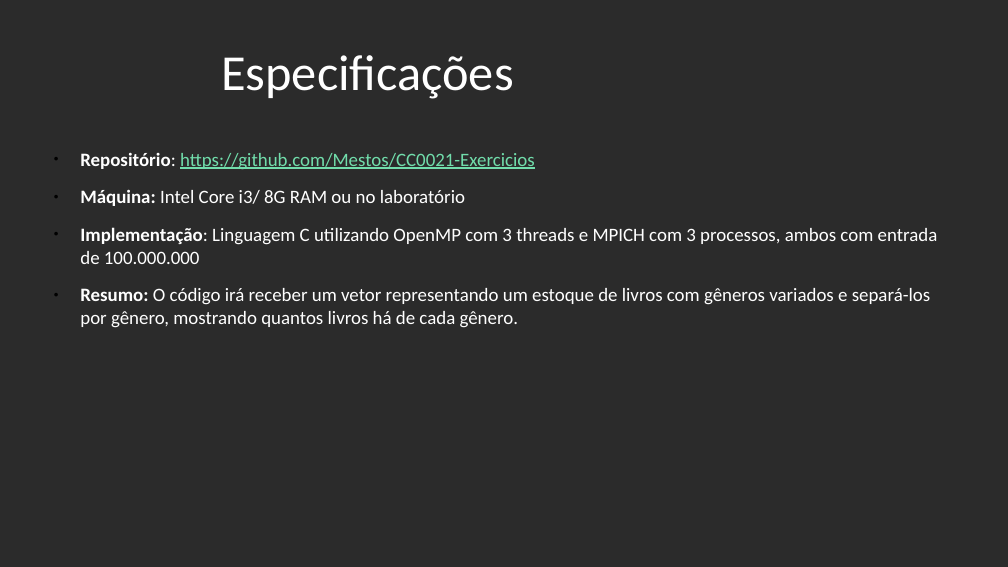
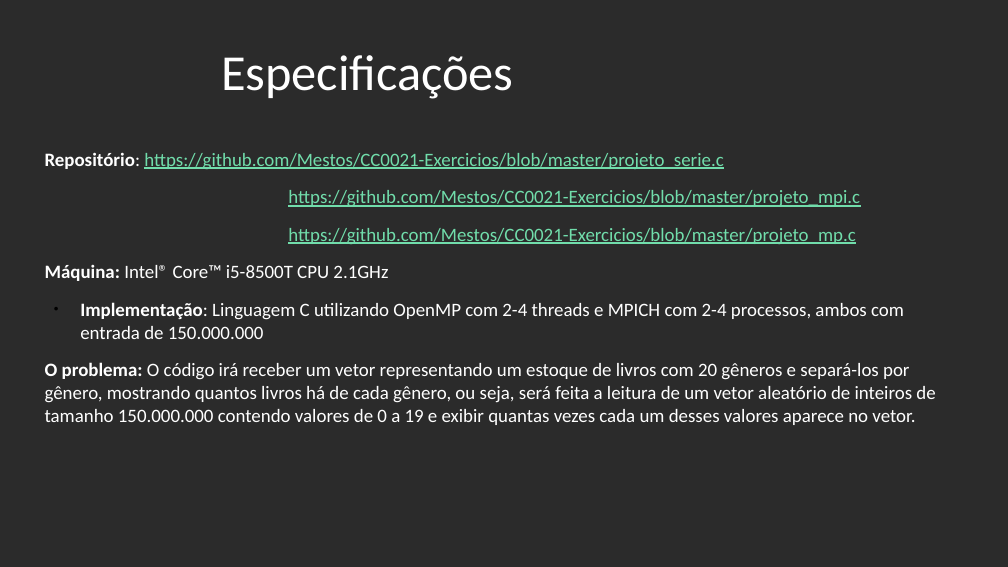
Before and after one commit to Mestos/CC0021-Exercicios, a slide deck: slide 2 of Projeto.pptx. Drawn at 1008x567 pixels with LibreOffice and Linux fonts; fonts in the diff are those of the drawing; background and template pictures are left out; a plain dark background stands for a picture behind light text. Boxes give left, top, right and bottom in pixels: in the first picture for what was removed or moved away, otherwise in the second. Text is boxed around its words. In the diff, an @@ line names an element or a change of style, - is before the commit and + after.

Commit message:
Slide do Projeto

```diff
--- a/Projeto.pptx
+++ b/Projeto.pptx
@@ text at <box>45,152,935,425</box>: text changed @@
-● Repositório: https://github.com/Mestos/CC0021-Exercicios
-● Máquina: Intel Core i3/ 8G RAM ou no laboratório
-● Implementação: Linguagem C utilizando OpenMP com 3 threads e MPICH com 3 processos, ambos com entrada de 100.000.000
-● Resumo: O código irá receber um vetor representando um estoque de livros com gêneros variados e separá-los por gênero, mostrando quantos livros há de cada gênero.
+Repositório: https://github.com/Mestos/CC0021-Exercicios/blob/master/projeto_serie.c
+https://github.com/Mestos/CC0021-Exercicios/blob/master/projeto_mpi.c
+https://github.com/Mestos/CC0021-Exercicios/blob/master/projeto_mp.c
+Máquina: Intel® Core™ i5-8500T CPU 2.1GHz
+● Implementação: Linguagem C utilizando OpenMP com 2-4 threads e MPICH com 2-4 processos, ambos com entrada de 150.000.000
+O problema: O código irá receber um vetor representando um estoque de livros com 20 gêneros e separá-los por gênero, mostrando quantos livros há de cada gênero, ou seja, será feita a leitura de um vetor aleatório de inteiros de tamanho 150.000.000 contendo valores de 0 a 19 e exibir quantas vezes cada um desses valores aparece no vetor.
```
Also in this commit, not shown: 6 slides added.
